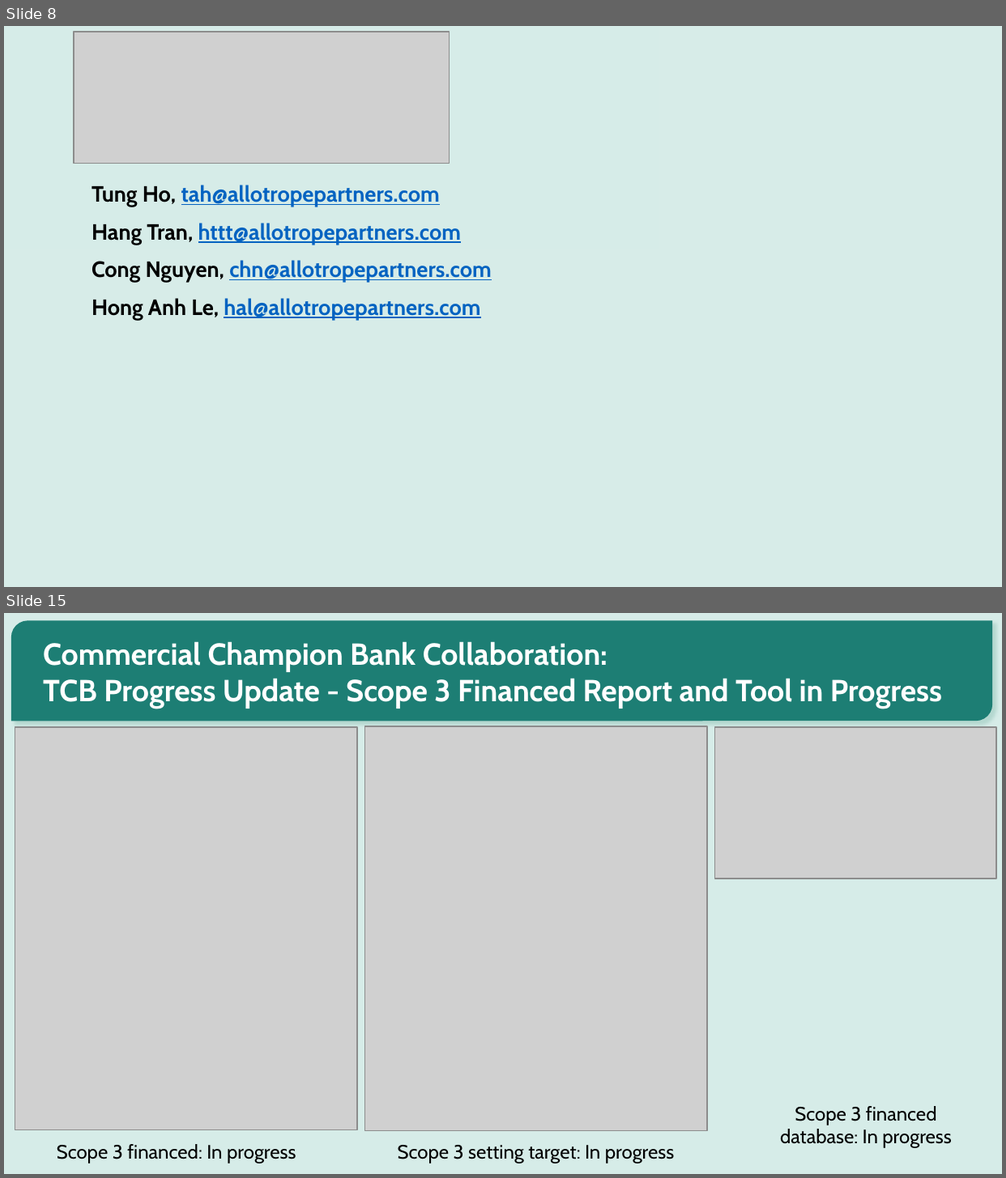
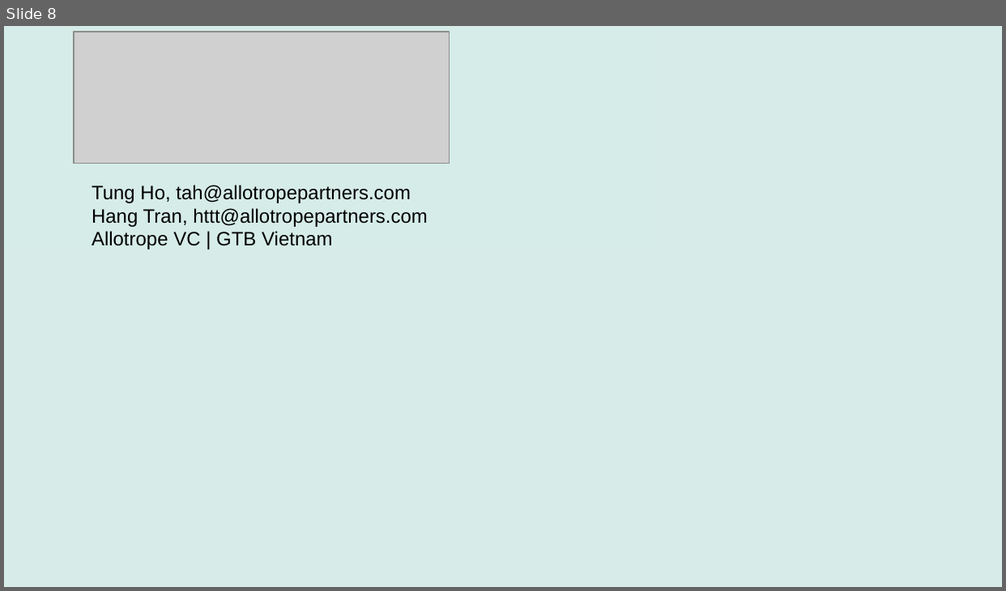
Before and after one commit to tah-allotrope/pacta-trisk, a slide deck: present/bank_prospect_deck.pptx. Shown one above the other, each under a label of ours: slides 8 and 15 before the commit, slide 8 after it; the slides between them are not shown. The pictures are 1006x1178 and 1006x591 pixels, drawn with LibreOffice and Linux fonts; fonts in the diff are those of the drawing; grey boxes stand for pictures; background and template pictures are left out. Boxes give left, top, right and bottom in pixels: in the first picture for what was removed or moved away, otherwise in the second. Text is boxed around its words. In the diff, an @@ line names an element or a change of style, - is before the commit and + after.

Commit message:
PHASE-03: build_deck.py script, 15-slide prospect deck, render QA PNGs, phase report

```diff
--- a/present/bank_prospect_deck.pptx
+++ b/present/bank_prospect_deck.pptx
@@ slide 15 removed at box(4, 613, 1002, 1174), background #D6ECE8 @@
@@ round diag rect removed at box(11, 621, 992, 722) @@
@@ title removed at box(43, 641, 942, 709) @@
-Commercial Champion Bank Collaboration:
-TCB Progress Update - Scope 3 Financed Report and Tool in Progress
@@ picture removed at box(15, 728, 357, 1131) @@
@@ picture removed at box(365, 726, 708, 1132) @@
@@ picture removed at box(714, 728, 996, 879) @@
@@ text removed at box(780, 1106, 951, 1148) @@
-Scope 3 financed database: In progress
@@ text removed at box(57, 1144, 296, 1164) @@
-Scope 3 financed: In progress
@@ text removed at box(398, 1145, 674, 1164) @@
-Scope 3 setting target: In progress
@@ slide 8 changed as well @@
@@ text at box(91, 185, 428, 227): size 16 to 14 pt, font Cabin to Arial, bold off in "Tung Ho, tah@allotropepartners.com", "Hang Tran, httt@allotropepartners.com"; text colour #0563C1 to #000000, underline off in "tah@allotropepartners.com", "httt@allotropepartners.com"; less space between paragraphs @@
@@ text at box(91, 231, 333, 250): text changed; size 16 to 14 pt; font Cabin to Arial; text colour #0563C1 to #000000; bold off @@
-Cong Nguyen, chn@allotropepartners.com
-Hong Anh Le, hal@allotropepartners.com
+Allotrope VC | GTB Vietnam
```
Also in this commit, not shown: 9 other slides changed, 5 slides added, 14 other slides removed, 27 other files.
